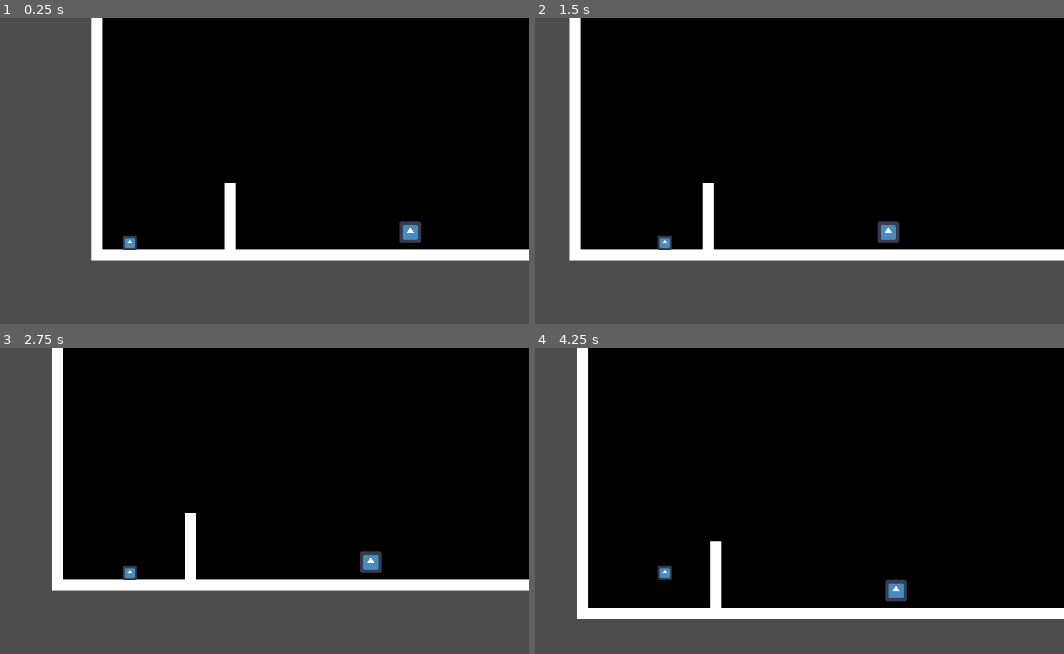
Above: before the commit, frames 1-4 (two rows, left to right).
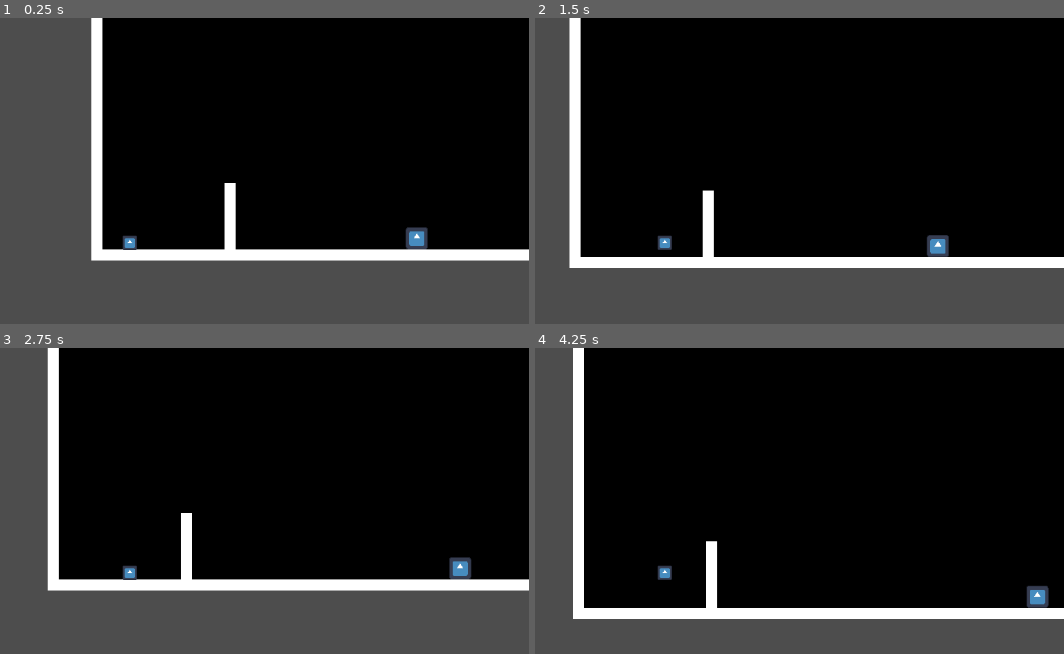
Above: after the commit, the same moments.

Repository: brianhall1313/tower_of_secrets
Game: Godot game, scene res://Resources/test_world.tscn
Same seed, same stepped clock (60 frames per second), same inputs: the game is played once before the commit and once after it. The project has no main scene, so this scene is started directly. The engine's default icon, where the game draws it, is replaced by a stand-in: a white triangle on a blue panel in a dark square.
Inputs:
- Up to frame 1 (0.25 s): no input
- Up to frame 2 (1.5 s): tap Enter at 0.5 s; hold Right (move_right) from 0.53 s (still down); tap Space (jump) at 0.6, 0.77, 1.07 s; tap Z (attack) at 1.35 s
- Up to frame 3 (2.75 s): tap Space (jump) at 1.52, 1.55, 1.82, 2.1 s; release Right (move_right) at 2.03 s; hold Left (move_left) from 2.03 s (still down)
- Up to frame 4 (4.25 s): release Left (move_left) at 2.78 s; hold Right (move_right) from 2.78 s (still down); tap Z (attack) at 2.85 s; tap Space (jump) at 3.02, 3.05, 3.32, 3.6, 3.77, 4.07 s

The runs differ from the first frame. In frame 1, 0.4% of the frame differs, in the area x 75-81%, y 66-76%; in frame 2, 5.3%, in the area x 6-100%, y 53-82%; in frame 3, 2.4%; in frame 4, 2.3%.

Commit message:
updating movement of player and monster

Diff:
--- a/Resources/MonsterMovementData.tres
+++ b/Resources/MonsterMovementData.tres
@@ -4,7 +4,7 @@
 
 [resource]
 script = ExtResource("1_6u7na")
-speed = 100.0
+speed = 50.0
 push_speed = 100
 acceleration = 700.0
 air_acceleration = 350
--- a/Resources/PlayerMovementData.tres
+++ b/Resources/PlayerMovementData.tres
@@ -10,7 +10,7 @@
 air_acceleration = 350
 friction = 1500.0
 jump_velocity = -400.0
-air_jump_velocity = -200
+air_jump_velocity = -350
 air_resistance = 1500
 gravity_scale = 1.0
 metadata/_custom_type_script = "uid://cpjcqcwy024lw"
--- a/Scenes/monster.gd
+++ b/Scenes/monster.gd
@@ -4,13 +4,15 @@
 @onready var aggro_range: Area2D = $aggro_range
 @onready var aggro_timer: Timer = $aggro_timer
 @onready var sight_line: RayCast2D = $sight_line
+@onready var left_collision: RayCast2D = $left_collision
+@onready var right_collision: RayCast2D = $right_collision
 
 
 @export var movement_data: PlayerMovementData
 # Get the gravity from the project settings to be synced with RigidBody nodes.
 var gravity = ProjectSettings.get_setting("physics/2d/default_gravity")
 var target:Node2D
-var direction:float = -1.0
+var direction:float = 0.0
 
 func _ready() -> void:
 	health.setup(1,1)
@@ -23,15 +25,20 @@
 		#if the player is the thing struk, move towards them laterally, attacking if able
 		if sight_line.get_collider() == target:
 			print("I see you!")
-			if position.y-target.position.y > 0:
+			if position.x-target.position.x > 0:
+				print("left")
 				direction = -1.0
 			else:
+				print("right")
 				direction = 1.0
-			process_move(delta)
+		else:
+			print("I don't see you")
+			direction = 0.0
 	elif aggro_timer.time_left > 0.0:
 		velocity = Vector2.ZERO
 	else:
 		patrol()
+	process_move(delta)
 	move_and_slide()
 
 func process_move(delta:float) -> void:
@@ -44,7 +51,14 @@
 
 
 func patrol() -> void:
-	pass
+	if direction == 0.0:
+		direction = float(randi_range(-1,1))
+	if direction == 1.0:
+		if not right_collision.get_collider():
+			direction = -1.0
+	else:
+		if not left_collision.get_collider():
+			direction = 1.0
 
 
 func handle_gravity(delta:float)->void:
--- a/Scenes/monster.tscn
+++ b/Scenes/monster.tscn
@@ -46,5 +46,11 @@
 
 [node name="sight_line" type="RayCast2D" parent="."]
 
+[node name="left_collision" type="RayCast2D" parent="."]
+position = Vector2(-20, 0)
+
+[node name="right_collision" type="RayCast2D" parent="."]
+position = Vector2(20, 0)
+
 [connection signal="body_entered" from="aggro_range" to="." method="_on_aggro_range_body_entered"]
 [connection signal="body_exited" from="aggro_range" to="." method="_on_aggro_range_body_exited"]
